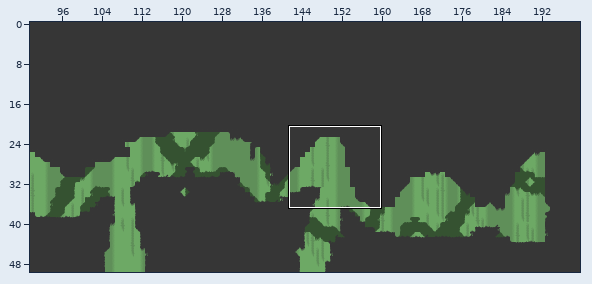
Level history. Tiled map: Game/maps/TiledMap_2.tmx. Above, an overview of the earlier version with the close-up marked.
Close-up. Old version:
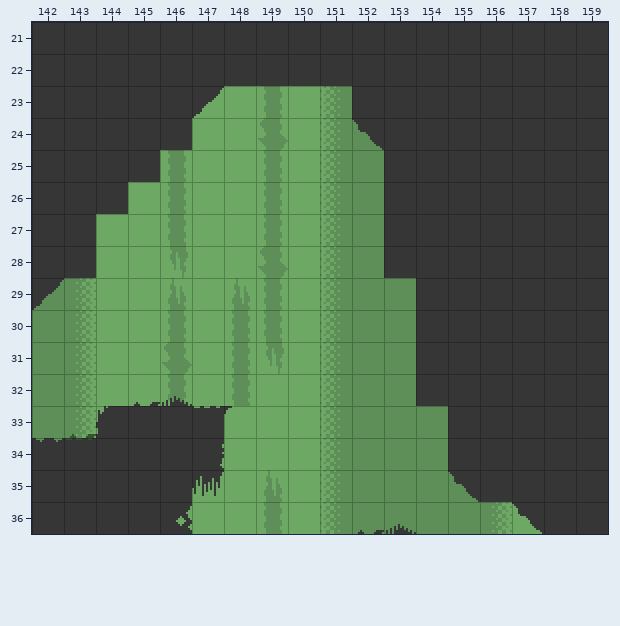
Cells are 16x16 px. Shown: x 142..159, y 21..36. The commit also changed other parts of the map, which this record leaves out.
The same view after the edit:
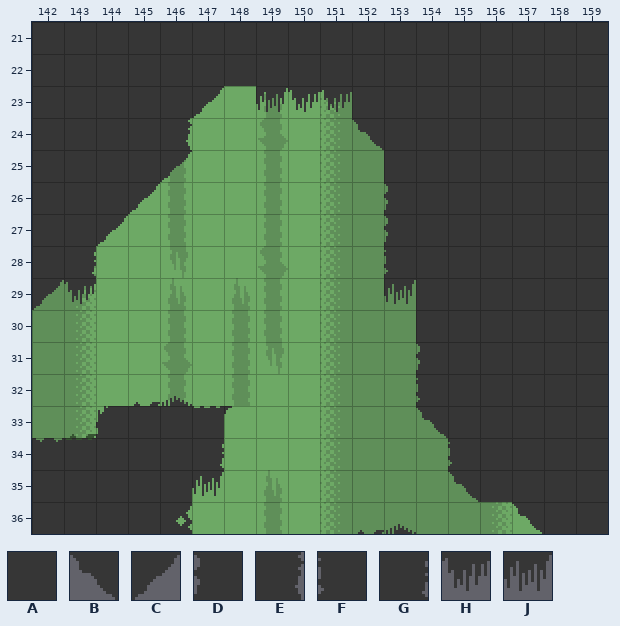
Key: from "1a Capa": A 0, B 18, C 19, D 24, E 25, F 32, G 33, H 48, J 49.
_ is an empty cell, . an unchanged one.
Diff:
--- layer "1st Layer"
@@ x 143..153 @@
-23 ......___..
-24 ...A.......
-25 ..._.......
-26 .._.......A
-27 ._........A
-28 A.........A
-29 _........._
+23 ......JHH..
+24 ...E.......
+25 ...C.......
+26 ..C.......D
+27 .C........D
+28 G.........F
+29 H.........J
@@ x 154..155 @@
-31 A.
-32 A.
-33 _.
-34 .A
+31 D.
+32 F.
+33 B.
+34 .F
Changed places in both close-ups, as pixel boxes (x1, y1, x2, y2):
added: (256, 86, 352, 112)
changed: (64, 118, 192, 304)
changed: (384, 184, 416, 304)
changed: (416, 344, 452, 466)
